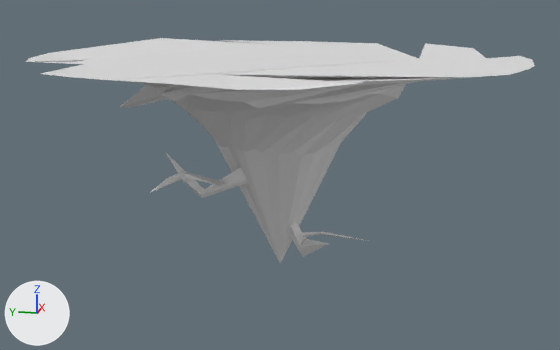
Two versions of the Blender file Assets/AllPrefabs/portal/PoketPortal 1.blend, one commit apart.
Rendered twice from a camera (50 mm lens) standing at (-12.19, -2.45, 2.51) and looking at (0.07, 0.0, -0.56). The lights are fixed; the arrows at lower left show +X, +Y and +Z.
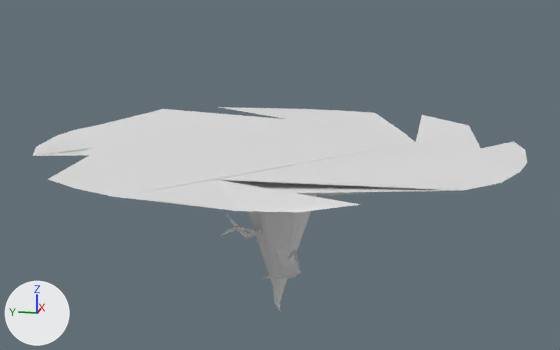
What differs and where, as boxes (x1, y1, x2, y2) in the pictures (560 x 350 px):
```json
{"object": "Cone", "change": "reshaped, moved", "before": [25, 38, 535, 264], "after": [33, 107, 527, 311], "on screen": "10% shorter"}
{"object": "Cone.001", "change": "moved, turned, rescaled", "before": [289, 223, 330, 257], "after": [262, 248, 301, 279]}
{"object": "Cube", "change": "moved, rescaled", "before": [165, 152, 248, 198], "after": [226, 214, 261, 239]}
{"object": "Cube.001", "change": "moved, rescaled", "before": [151, 171, 226, 192], "after": [221, 226, 259, 236], "on screen": "49% narrower, 50% shorter"}
{"object": "Cone.002", "change": "moved, turned", "before": [301, 232, 369, 241], "after": [288, 250, 301, 276]}
{"part": 1, "of": "me_cone", "change": "built on", "before": [121, 81, 417, 264], "after": [247, 193, 317, 311]}
```

The change, as JSON lines over the scene's bpy script:
```json
{"block": "me_cone", "where": "# used by ob_cone; location = (0.0, 0.0, -0.56); rotation_euler = (3.142, 0.0, 0.0), in degrees (180, 0, 0)"}
{"op": "remove", "block": "me_cone", "code": "me_cone.from_pydata(...)  # 165 vertices, 165 faces; spans x -3.81..3.86, y -3.86..3.88, z -2.04..1.54"}
{"op": "add", "block": "me_cone", "code": "me_cone.from_pydata(...)  # 229 vertices, 229 faces; spans x -3.81..3.86, y -3.86..3.88, z -2.04..0.99"}
{"block": "me_cone", "change": "me_cone part 1"}
{"block": "me_cone", "change": "32 faces are deleted"}
{"block": "me_cone", "change": "97 vertices move from x -1.97..1.96, y -1.99..1.97, z -1.59..1.54 to x -1.11..1.1, y -1.12..1.1, z -1.48..0.99"}
{"block": "me_cone", "change": "64 vertices are added at x -0.1..0.11, y -0.12..0.1, z 0.5..0.84"}
{"block": "me_cone", "change": "96 new faces join them"}
{"op": "set", "path": "ob_cone.location", "old": "(0.0, 0.0, -0.56)", "new": "(0.0, 0.0, -1.97)"}
{"op": "set", "path": "ob_cube.location", "old": "(-0.9, 0.82, -0.28)", "new": "(-0.46, 0.33, -1.27)"}
{"op": "set", "path": "ob_cube.scale", "old": "(0.143, 0.143, 0.143)", "new": "(0.0796, 0.0796, 0.0796)"}
{"op": "set", "path": "ob_cube_001.location", "old": "(-1.02, 1.25, -0.34)", "new": "(-0.53, 0.57, -1.3)"}
{"op": "set", "path": "ob_cube_001.scale", "old": "(0.0967, 0.0967, 0.0967)", "new": "(0.0539, 0.0539, 0.0539)"}
{"op": "set", "path": "ob_cone_001.location", "old": "(-0.14, -0.4, -1.35)", "new": "(-0.43, -0.22, -1.77)"}
{"op": "set", "path": "ob_cone_001.rotation_euler", "old": "(2.097, 0.167, 0.189)", "new": "(1.982, -0.0028, -0.954)", "note": "degrees (120, 9.6, 11) -> degrees (114, -0.2, -55)"}
{"op": "set", "path": "ob_cone_001.scale", "old": "(0.146, 0.146, 0.146)", "new": "(0.12, 0.0836, 0.147)"}
{"op": "set", "path": "ob_cone_002.location", "old": "(-0.14, -0.41, -1.5)", "new": "(-0.43, -0.23, -1.83)"}
{"op": "set", "path": "ob_cone_002.rotation_euler", "old": "(-0.979, -1.333, 2.474)", "new": "(-1.103, -1.132, 1.457)", "note": "degrees (-56, -76, 142) -> degrees (-63, -65, 83)"}
```
